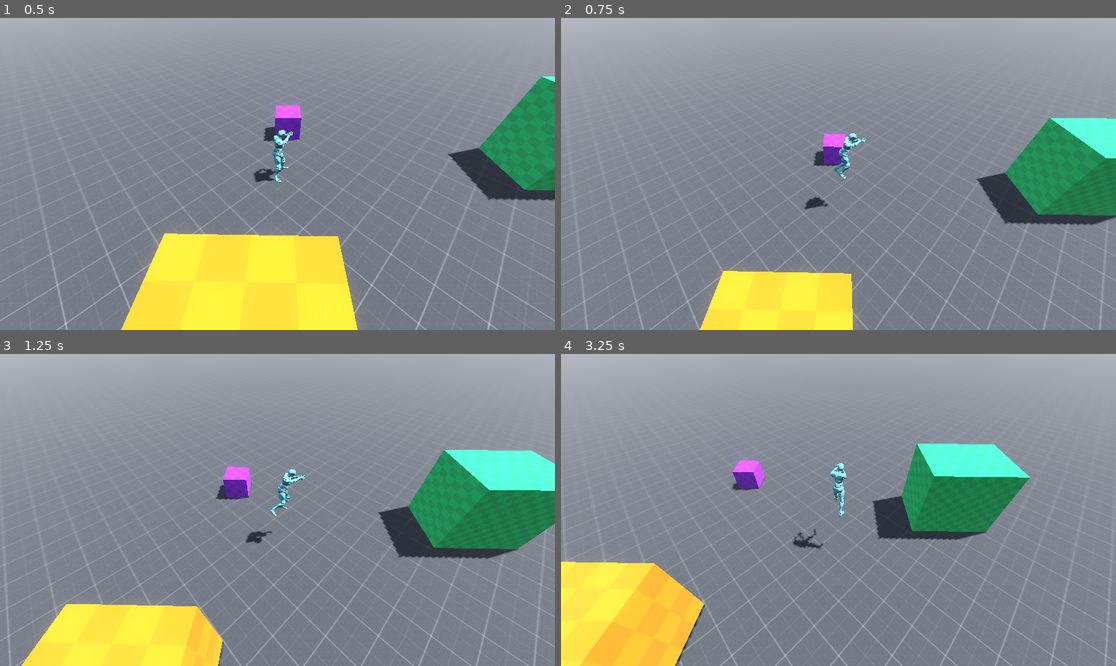
Above: before the commit, frames 1-4 (two rows, left to right).
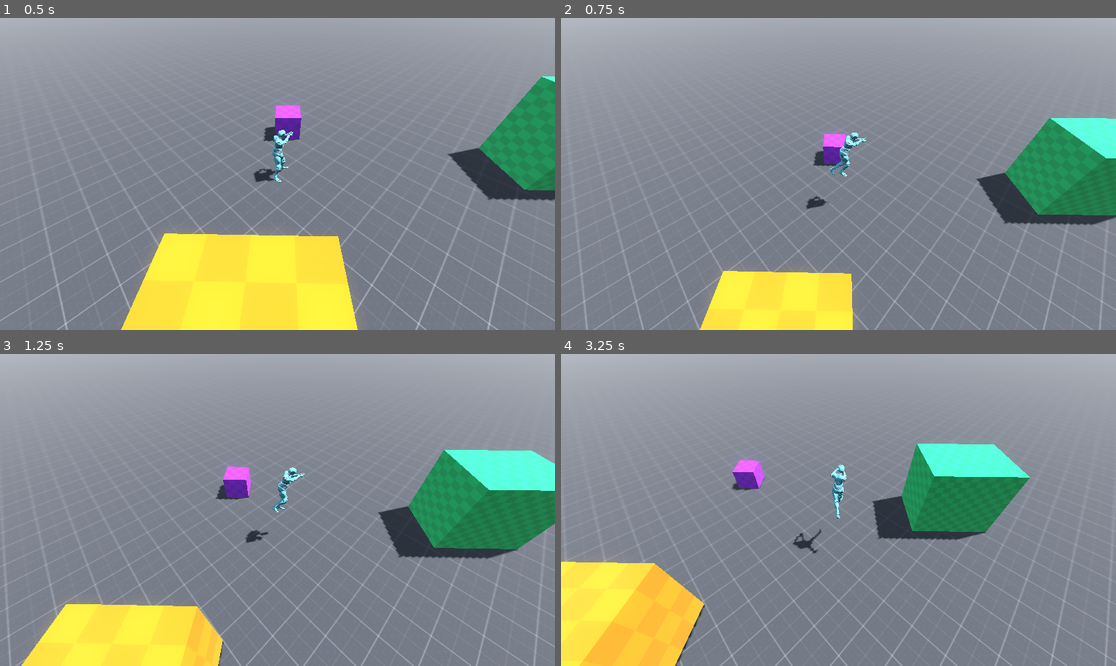
Above: after the commit, the same moments.

Repository: Aegistus/Joes-Jungle
Game: Godot game, scene res://scenes/main.tscn
Same seed, same stepped clock (60 frames per second), same inputs: the game is played once before the commit and once after it.
Inputs (mouse positions are in pixels of both pictures, inside the frame that each line leads up to):
- Up to frame 1 (0.5 s): no input
- Up to frame 2 (0.75 s): tap Enter (ui_accept) at 0.5 s; move the mouse to (960, 158) at 0.52 s; hold D (move_right) from 0.53 s (still down); right-click (960, 158) at 0.6 s
- Up to frame 3 (1.25 s): keep holding D (move_right); tap Enter (ui_accept) at 0.77 s
- Up to frame 4 (3.25 s): move the mouse to (727, 525) at 1.27 s; release D (move_right) at 1.28 s; hold S (move_backward) 1.28-2.03 s; right-click (727, 525) at 1.35 s; tap Enter (ui_accept) at 1.52, 3.02 s; move the mouse to (894, 441) at 2.02 s; hold D (move_right) 2.03-2.78 s; right-click (894, 441) at 2.1 s; move the mouse to (810, 572) at 2.77 s; hold W (move_forward) from 2.78 s (still down); right-click (810, 572) at 2.85 s

Frame 1 is identical in both runs. In frame 2, 0.3% of the frame differs, in the area x 43-56%, y 36-62%; in frame 3, 0.3%; in frame 4, 0.4%, in the area x 41-52%, y 34-64%.

Commit message:
Somehow Get Walking While Aiming Working

Diff:
--- a/scripts/walking_state.gd
+++ b/scripts/walking_state.gd
@@ -23,8 +23,8 @@
 	if aim_state_machine.current_state == rest_state:
 		animation_tree.set("parameters/WalkSpeed/blend_position", Vector2(0, 1))
 	else:
-		var relative_dir = (player_model.basis * Vector3(direction.x, 0, direction.z)).normalized()
-		animation_tree.set("parameters/WalkSpeed/blend_position", Vector2(-relative_dir.z, -relative_dir.x))
+		var relative_dir = (player_model.basis * Vector3(direction.z, 0, direction.x)).normalized()
+		animation_tree.set("parameters/WalkSpeed/blend_position", Vector2(relative_dir.z, -relative_dir.x))
 
 func check_transitions():
 	var input = Input.get_vector("move_left", "move_right", "move_forward", "move_backward")
